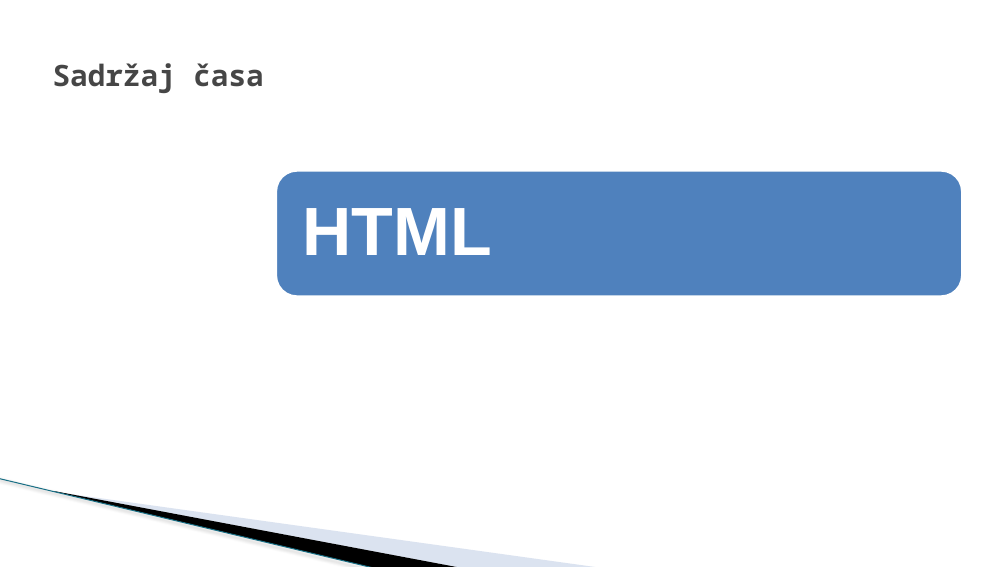
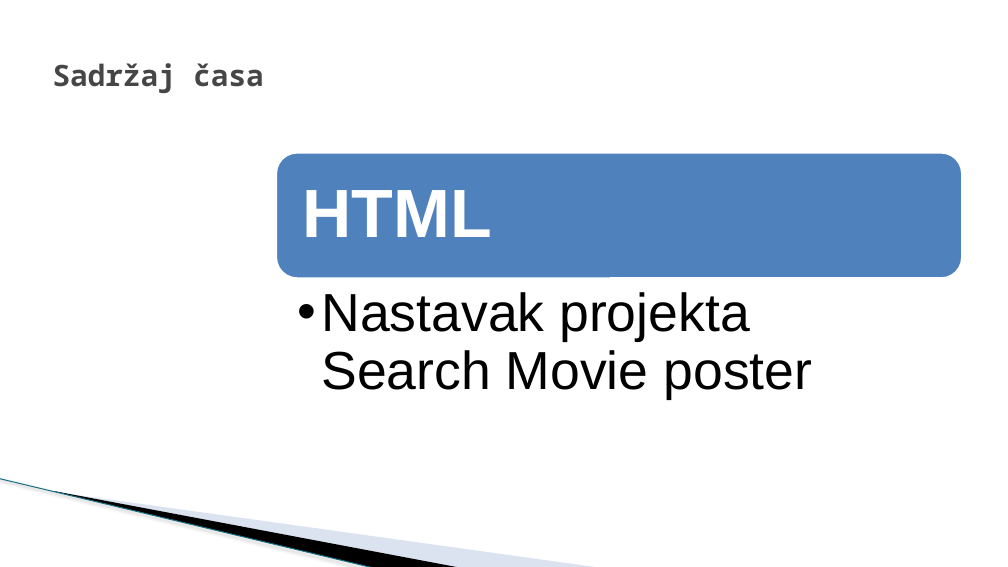
Before and after one commit to todalexcode/kurs-front-end, a slide deck: slide 2 of sesija-27/PPT/Front-End Developer-27.pptx. Drawn at 1008x567 pixels with LibreOffice and Linux fonts; fonts in the diff are those of the drawing; background and template pictures are left out. Boxes give left, top, right and bottom in pixels: in the first picture for what was removed or moved away, otherwise in the second. Text is boxed around its words. In the diff, an @@ line names an element or a change of style, - is before the commit and + after.

```diff
--- a/sesija-27/PPT/Front-End Developer-27.pptx
+++ b/sesija-27/PPT/Front-End Developer-27.pptx
@@ rounded rectangle: place and size @@
-rounded rectangle at box(276, 171, 963, 296)
+rounded rectangle at box(276, 153, 963, 278)
@@ text "HTML": place and size @@
-text "HTML" at box(303, 208, 492, 255)
+text "HTML" at box(303, 190, 492, 237)
@@ text added at box(321, 292, 812, 399), 51 pt, text #000000 @@
+  •• Nastavak projekta Search Movie poster
```
Also in this commit, not shown: 1 other slide changed, 2 slides added, 1 slide removed, 6 other files.
